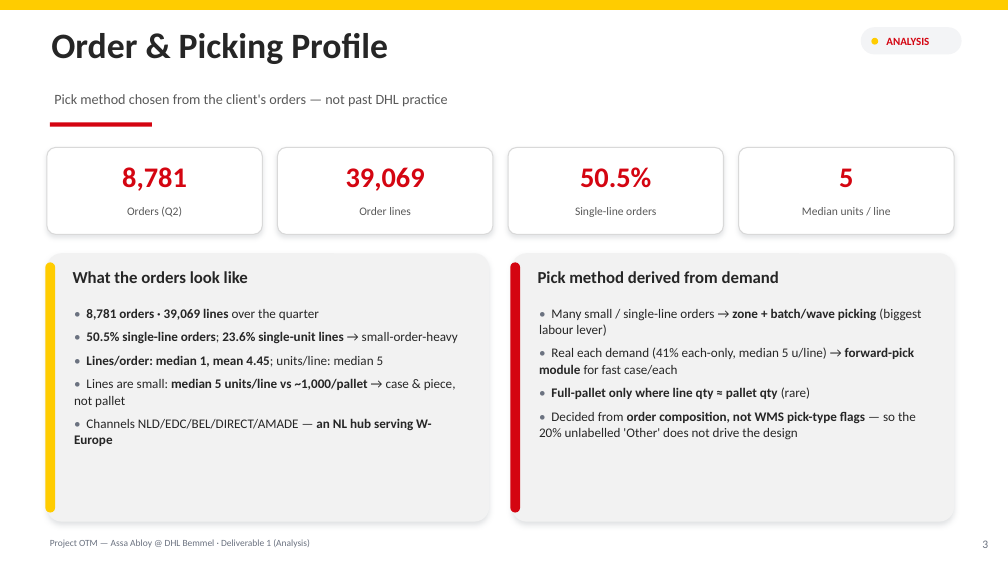
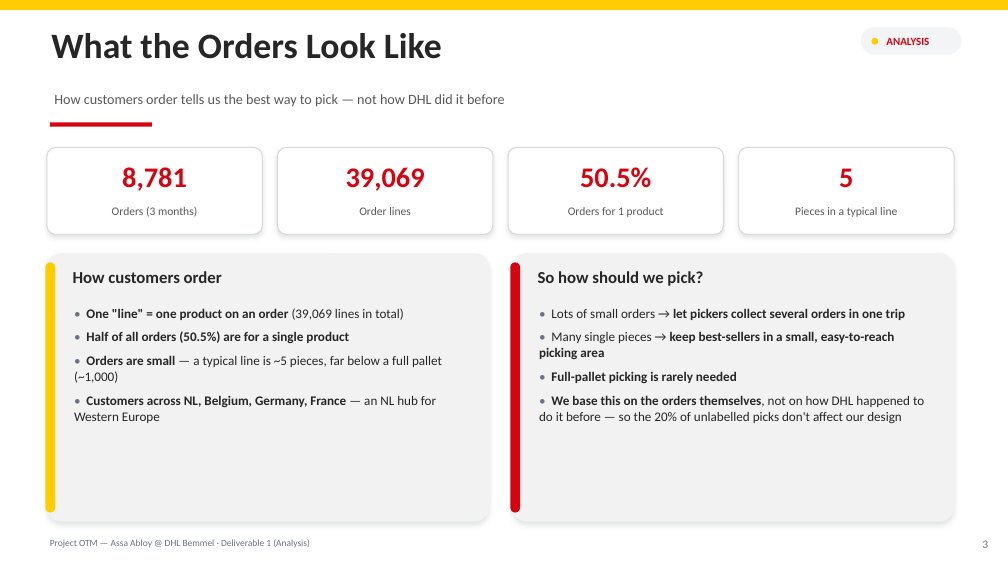
Before and after one commit to glebpankov2005-coder/Operations-Management-, a slide deck: slide 3 of deliverables/DHL Group 3 Milestone 1 (v2).pptx. Drawn at 1008x567 pixels with LibreOffice and Linux fonts; fonts in the diff are those of the drawing. Boxes give left, top, right and bottom in pixels: in the first picture for what was removed or moved away, otherwise in the second. Text is boxed around its words. In the diff, an @@ line names an element or a change of style, - is before the commit and + after.

```diff
--- a/deliverables/DHL Group 3 Milestone 1 (v2).pptx
+++ b/deliverables/DHL Group 3 Milestone 1 (v2).pptx
@@ text at box(51, 33, 442, 59): text changed @@
-Order & Picking Profile
+What the Orders Look Like
@@ text at box(54, 94, 505, 107): text changed @@
-Pick method chosen from the client's orders — not past DHL practice
+How customers order tells us the best way to pick — not how DHL did it before
@@ text at box(112, 207, 197, 217): text changed @@
-Orders (Q2)
+Orders (3 months)
@@ text at box(568, 207, 664, 217): text changed @@
-Single-line orders
+Orders for 1 product
@@ text at box(795, 207, 897, 217): text changed @@
-Median units / line
+Pieces in a typical line
@@ text at box(73, 271, 222, 283): text changed @@
-What the orders look like
+How customers order
@@ text at box(538, 271, 703, 286): text changed @@
-Pick method derived from demand
+So how should we pick?
@@ text at box(74, 308, 442, 423): text changed @@
-• 8,781 orders · 39,069 lines over the quarter
-• 50.5% single-line orders; 23.6% single-unit lines → small-order-heavy
-• Lines/order: median 1, mean 4.45; units/line: median 5
-• Lines are small: median 5 units/line vs ~1,000/pallet → case & piece, not pallet
-• Channels NLD/EDC/BEL/DIRECT/AMADE — an NL hub serving W-Europe
+• One "line" = one product on an order (39,069 lines in total)
+• Half of all orders (50.5%) are for a single product
+• Orders are small — a typical line is ~5 pieces, far below a full pallet (~1,000)
+• Customers across NL, Belgium, Germany, France — an NL hub for Western Europe
@@ text at box(539, 308, 924, 424): text changed; bold on @@
-• Many small / single-line orders → zone + batch/wave picking (biggest labour lever)
-• Real each demand (41% each-only, median 5 u/line) → forward-pick module for fast case/each
-• Full-pallet only where line qty ≈ pallet qty (rare)
-• Decided from order composition, not WMS pick-type flags — so the 20% unlabelled 'Other' does not drive the design
+• Lots of small orders → let pickers collect several orders in one trip
+• Many single pieces → keep best-sellers in a small, easy-to-reach picking area
+• Full-pallet picking is rarely needed
+• We base this on the orders themselves, not on how DHL happened to do it before — so the 20% of unlabelled picks don't affect our design
```
Also in this commit, not shown: 6 other slides changed, 1 slide added, 1 slide removed, 1 other file.
